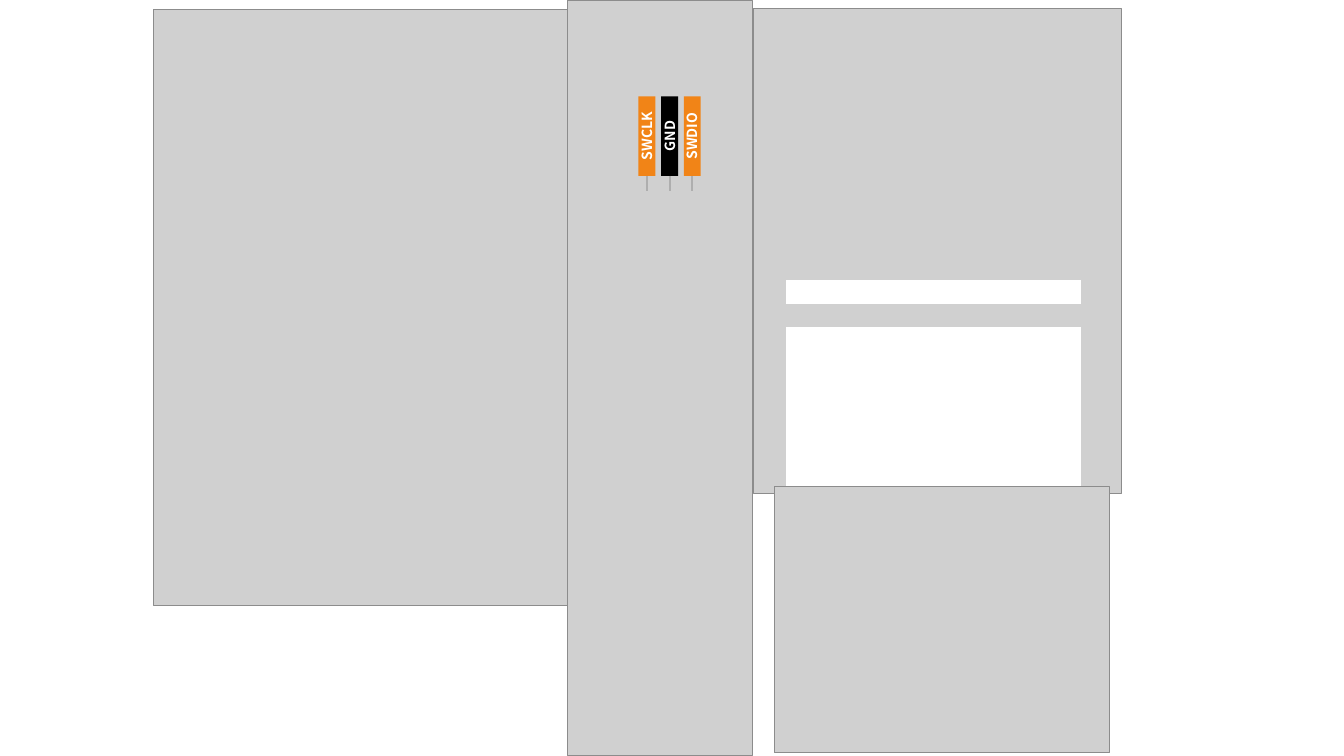
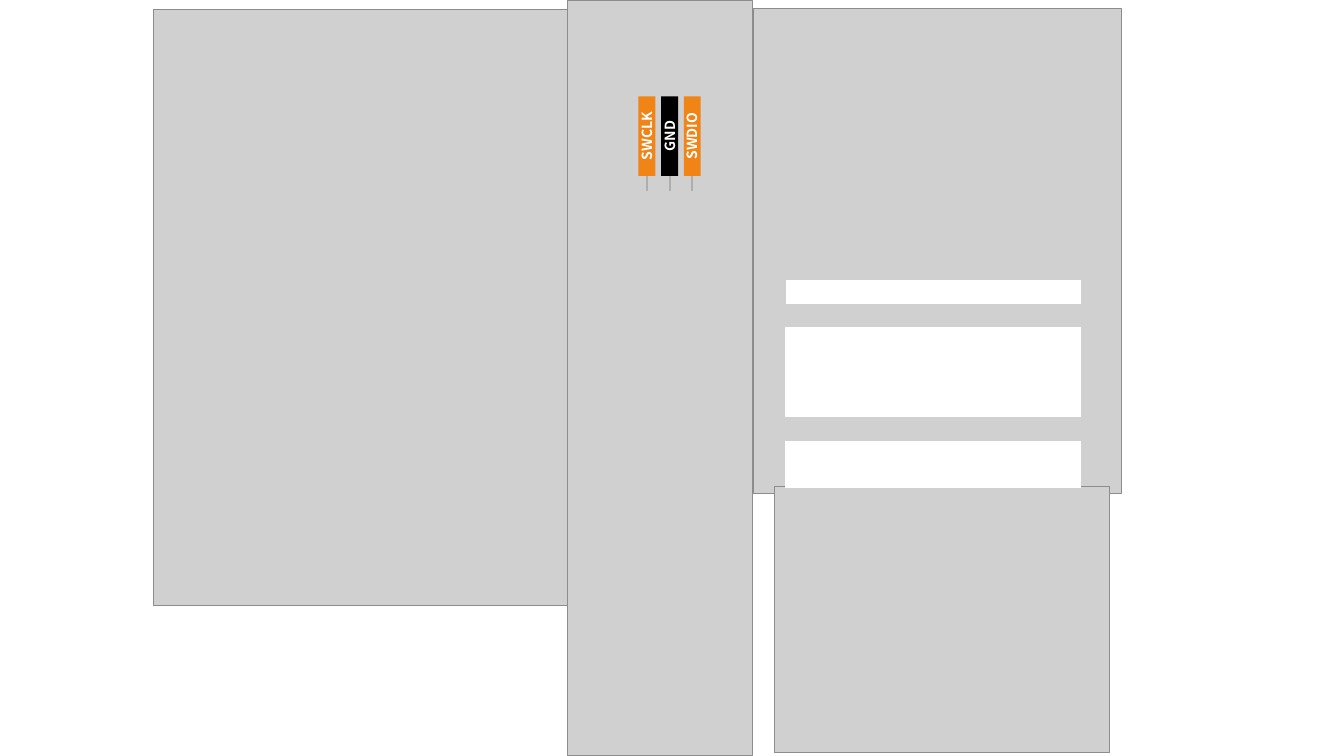
Before and after one commit to Wiznet/document_framework, a slide deck: slide 1 of static/img/products/w55rp20-evb-pico/W55RP20-EVB-Pico Docs 문서.pptx. Drawn at 1344x756 pixels with LibreOffice and Linux fonts; fonts in the diff are those of the drawing; grey boxes stand for pictures. Boxes give left, top, right and bottom in pixels: in the first picture for what was removed or moved away, otherwise in the second. Text is boxed around its words. In the diff, an @@ line names an element or a change of style, - is before the commit and + after.

```diff
--- a/static/img/products/w55rp20-evb-pico/W55RP20-EVB-Pico Docs 문서.pptx
+++ b/static/img/products/w55rp20-evb-pico/W55RP20-EVB-Pico Docs 문서.pptx
@@ rectangle: place and size @@
-rectangle at (787, 328, 1081, 487)
+rectangle at (786, 328, 1080, 416)
@@ rectangle added at (786, 443, 1080, 487), fill #FFFFFF, outline #FFFFFF 1.5 pt @@
```
Also in this commit, not shown: 1 other file.
